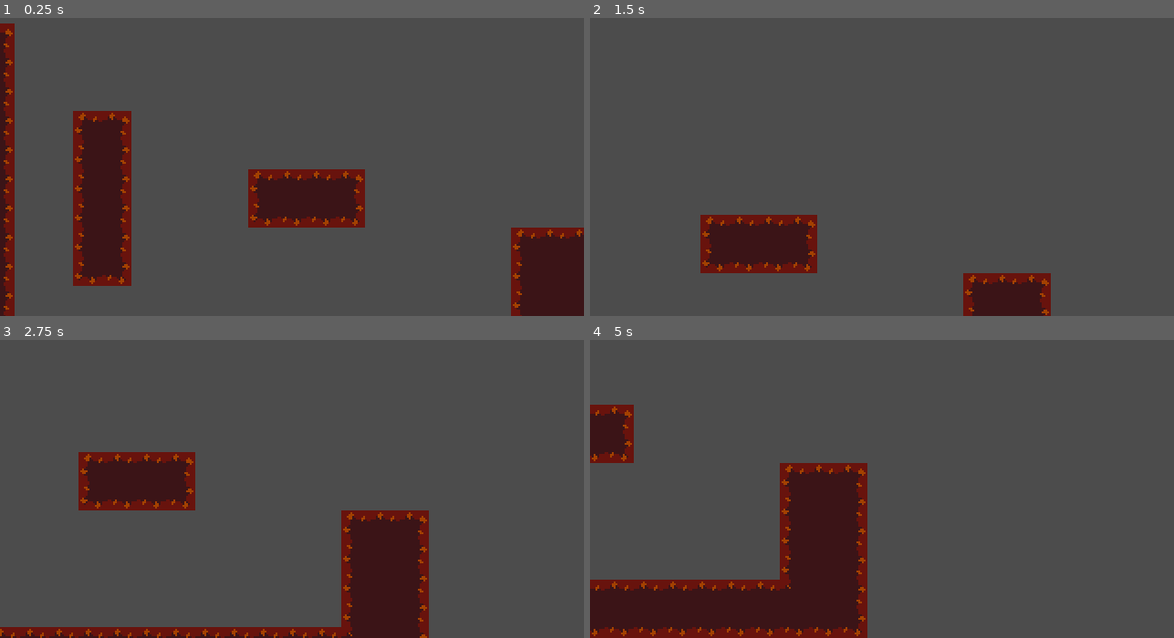
Above: before the commit, frames 1-4 (two rows, left to right).
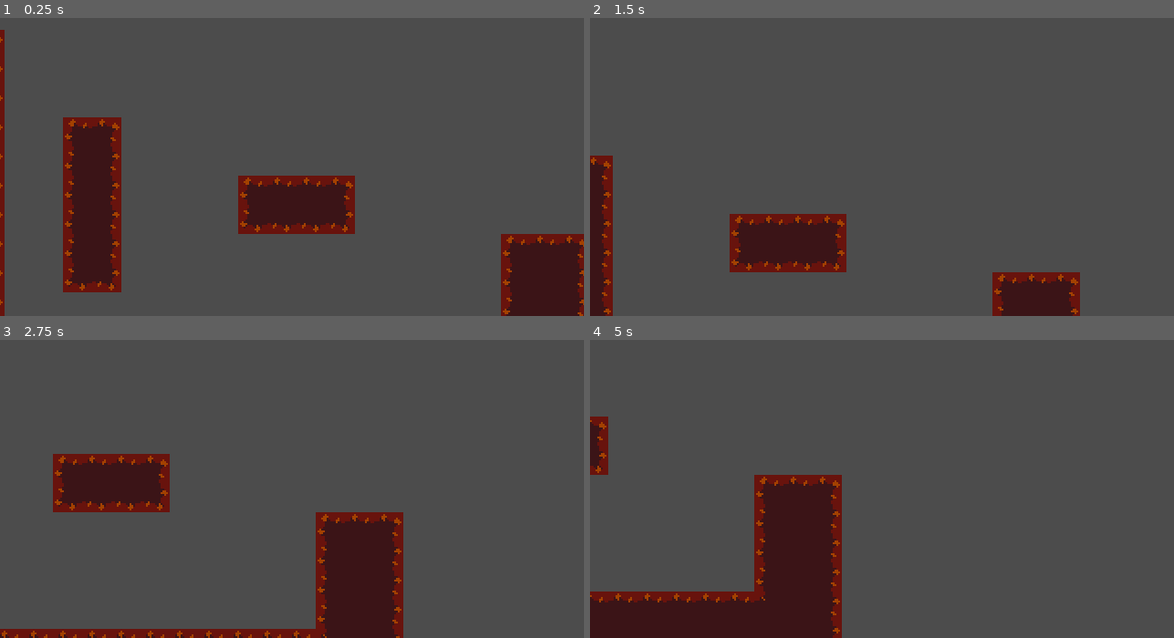
Above: after the commit, the same moments.

Repository: debobrad579/Labyrinth
Game: Godot game, scene res://Main.tscn
Same seed, same stepped clock (60 frames per second), same inputs: the game is played once before the commit and once after it.
Inputs:
- Up to frame 1 (0.25 s): no input
- Up to frame 2 (1.5 s): hold D (walk_right, bound only before the commit) from 0.53 s (still down); tap F (dash_p1, bound only after the commit) at 0.6 s; tap Space (jump, bound only before the commit) at 0.77, 1.07 s; tap Left (walk_left_p2, bound only after the commit) at 0.8, 1.35 s
- Up to frame 3 (2.75 s): tap Space (jump, bound only before the commit) at 1.52, 1.82, 2.3 s; tap Right (walk_right_p2, bound only after the commit) at 1.55, 2.1 s; release D (walk_right, bound only before the commit) at 2.03 s; hold A (walk_left, bound only before the commit) from 2.03 s (still down)
- Up to frame 4 (5 s): release A (walk_left, bound only before the commit) at 2.78 s; hold D (walk_right, bound only before the commit) 2.78-4.28 s; tap Space (jump, bound only before the commit) at 2.85, 3.02, 3.32, 3.77, 4.07, 4.52, 4.82 s; tap Up (jump_p2, bound only after the commit) at 3.05, 3.6 s; tap F (dash_p1, bound only after the commit) at 3.8, 4.35 s; hold A (walk_left, bound only before the commit) from 4.28 s (still down); tap Left (walk_left_p2, bound only after the commit) at 4.55 s

The runs differ from the first frame. In frame 1, 11% of the frame differs, in the area x 0-100%, y 1-100%; in frame 2, 6.5%; in frame 3, 8.7%; in frame 4, 11%.

Commit message:
Added arcade controller support (for now) and a second player

Diff:
--- a/Main.tscn
+++ b/Main.tscn
@@ -1,8 +1,9 @@
-[gd_scene load_steps=53 format=2]
+[gd_scene load_steps=54 format=2]
 
 [ext_resource path="res://Player/Player.tscn" type="PackedScene" id=1]
 [ext_resource path="res://Graphics/Tile Set v1.0.png" type="Texture" id=2]
 [ext_resource path="res://Player/Camera.tscn" type="PackedScene" id=3]
+[ext_resource path="res://Player/Player2.tscn" type="PackedScene" id=4]
 
 [sub_resource type="ConvexPolygonShape2D" id=1]
 points = PoolVector2Array( 0, 0, 16, 0, 16, 16, 0, 16 )
@@ -461,8 +462,10 @@
 [node name="Player" parent="." instance=ExtResource( 1 )]
 position = Vector2( 168, 48 )
 
-[node name="RemoteTransform" parent="Player" index="7"]
+[node name="RemoteTransform" parent="Player" index="8"]
 remote_path = NodePath("../../Camera")
+
+[node name="Player2" parent="." instance=ExtResource( 4 )]
 
 [node name="TileMap" type="TileMap" parent="."]
 tile_set = SubResource( 48 )
@@ -480,7 +483,8 @@
 shape = SubResource( 49 )
 
 [node name="Camera" parent="." instance=ExtResource( 3 )]
-position = Vector2( 168, 48 )
+position = Vector2( 189.108, 47.4054 )
+smoothing_enabled = true
 
 [node name="TopLeft" parent="Camera/Limits" index="0"]
 position = Vector2( -416, -216 )
@@ -490,4 +494,6 @@
 
 [editable path="Player"]
 
+[editable path="Player2"]
+
 [editable path="Camera"]
--- a/Player/Player.gd
+++ b/Player/Player.gd
@@ -1,4 +1,41 @@
 extends KinematicBody2D
+
+class_name Player
+
+# Player id
+export var player_id = 0 #0 is player 1... 1 is player 2
+
+var LEFT = "walk_left_p1"
+var RIGHT = "walk_right_p1"
+var JUMP = "jump_p1"
+var DASH = "dash_p1"
+
+func change_player_id(id):
+
+	player_id = id
+
+	if player_id == 0:
+
+		LEFT = "walk_left_p1"
+		RIGHT = "walk_right_p1"
+		JUMP = "jump_p1"
+		DASH = "dash_p1"
+
+	elif player_id == 1:
+
+		LEFT = "walk_left_p2"
+		RIGHT = "walk_right_p2"
+		JUMP = "jump_p2"
+		DASH = "dash_p2"
+
+	else:
+
+		LEFT = ""
+		RIGHT = ""
+		JUMP = ""
+		DASH = ""
+
+
 
 # Export Constants
 export var ACCELERATION = 500
@@ -39,11 +76,11 @@
 func _physics_process(delta):
 
 	# If they jump slightly before ground contact, they will jump on contact.
-	if floor_detected() == false and Input.is_action_just_pressed("jump"):
+	if floor_detected() == false and Input.is_action_just_pressed(JUMP):
 		jumpTimer.start()
 
 	# Set the horizontal input
-	var x_input = Input.get_action_strength("walk_right") - Input.get_action_strength("walk_left")
+	var x_input = Input.get_action_strength(RIGHT) - Input.get_action_strength(LEFT)
 
 	# If there is horizontal input
 	# Changed so that player cannot move "up walls" aka really steep slopes
@@ -89,7 +126,7 @@
 			motion.x = move_toward(motion.x, 0, FRICTION * delta)
 
 		# If jump is pressed (and on floor)
-		if Input.is_action_just_pressed("jump"):
+		if Input.is_action_just_pressed(JUMP):
 
 			# Set y velocity/motion to jump force (up) and on_floor to false.
 			motion.y = -JUMP_FORCE
@@ -109,7 +146,7 @@
 
 		# If jump is released too soon, cut jump force by half (only if jump force
 		# Exceeds half value, though).
-		if Input.is_action_just_released("jump") and motion.y < -JUMP_FORCE/2 and wall_jump == false:
+		if Input.is_action_just_released(JUMP) and motion.y < -JUMP_FORCE/2 and wall_jump == false:
 			motion.y = -JUMP_FORCE/2
 
 		# If no horizontal input,
@@ -119,7 +156,7 @@
 			motion.x = move_toward(motion.x, 0, AIR_RESISTANCE * delta)
 
 		# If there are still double jumps left and they press jump
-		if double_jump > 0 and Input.is_action_just_pressed("jump") and not on_wall:
+		if double_jump > 0 and Input.is_action_just_pressed(JUMP) and not on_wall:
 
 			ACCELERATION = 500
 
@@ -140,7 +177,7 @@
 	if on_wall and floor_detected() == false:
 
 		# If jump is pressed and the player is pressing a key.
-		if Input.is_action_just_pressed("jump") and x_input != 0:
+		if Input.is_action_just_pressed(JUMP) and x_input != 0:
 
 			AIR_RESISTANCE = 70
 
--- /dev/null
+++ b/Player/Player2.gd
@@ -0,0 +1,4 @@
+extends "res://Player/Player.gd"
+
+func _ready():
+	change_player_id(1)
--- /dev/null
+++ b/Player/Player2.tscn
@@ -0,0 +1,66 @@
+[gd_scene load_steps=4 format=2]
+
+[ext_resource path="res://Player/Player2.gd" type="Script" id=1]
+
+[sub_resource type="RectangleShape2D" id=1]
+extents = Vector2( 3.92402, 9.71526 )
+
+[sub_resource type="CapsuleShape2D" id=2]
+radius = 4.71834
+height = 4.64114
+
+[node name="Player2" type="KinematicBody2D"]
+position = Vector2( 189.108, 47.4054 )
+collision_layer = 2
+script = ExtResource( 1 )
+__meta__ = {
+"_edit_group_": true
+}
+player_id = 1
+
+[node name="CollisionShape2D" type="CollisionShape2D" parent="."]
+shape = SubResource( 1 )
+
+[node name="WallDetector" type="Area2D" parent="."]
+collision_layer = 0
+
+[node name="CollisionShape2D" type="CollisionShape2D" parent="WallDetector"]
+visible = false
+position = Vector2( 0.038311, 1.55319 )
+shape = SubResource( 2 )
+
+[node name="CoyoteTimer" type="Timer" parent="."]
+wait_time = 0.1
+one_shot = true
+
+[node name="WallJumpTimer" type="Timer" parent="."]
+wait_time = 0.4
+one_shot = true
+
+[node name="JumpTimer" type="Timer" parent="."]
+wait_time = 0.1
+one_shot = true
+
+[node name="WallChecker" type="RayCast2D" parent="."]
+visible = false
+enabled = true
+exclude_parent = false
+cast_to = Vector2( 5, 0 )
+
+[node name="RightFloorDetector" type="RayCast2D" parent="."]
+visible = false
+position = Vector2( 2.6, 0 )
+enabled = true
+cast_to = Vector2( 0, 9.75 )
+
+[node name="LeftFloorDetector" type="RayCast2D" parent="."]
+visible = false
+position = Vector2( -2.6, 0 )
+enabled = true
+cast_to = Vector2( 0, 9.75 )
+
+[node name="RemoteTransform" type="RemoteTransform2D" parent="."]
+remote_path = NodePath("../../Camera")
+[connection signal="body_entered" from="WallDetector" to="." method="_on_WallDetector_body_entered"]
+[connection signal="body_exited" from="WallDetector" to="." method="_on_WallDetector_body_exited"]
+[connection signal="timeout" from="WallJumpTimer" to="." method="_on_WallJumpTimer_timeout"]
--- a/project.godot
+++ b/project.godot
@@ -8,9 +8,14 @@
 
 config_version=4
 
-_global_script_classes=[  ]
+_global_script_classes=[ {
+"base": "KinematicBody2D",
+"class": "Player",
+"language": "GDScript",
+"path": "res://Player/Player.gd"
+} ]
 _global_script_class_icons={
-
+"Player": ""
 }
 
 [application]
@@ -58,25 +63,50 @@
 , Object(InputEventJoypadButton,"resource_local_to_scene":false,"resource_name":"","device":0,"button_index":15,"pressure":0.0,"pressed":false,"script":null)
  ]
 }
-walk_right={
+walk_right_p1={
 "deadzone": 0.5,
 "events": [ Object(InputEventKey,"resource_local_to_scene":false,"resource_name":"","device":0,"alt":false,"shift":false,"control":false,"meta":false,"command":false,"pressed":false,"scancode":68,"unicode":0,"echo":false,"script":null)
+, Object(InputEventJoypadMotion,"resource_local_to_scene":false,"resource_name":"","device":1,"axis":0,"axis_value":1.0,"script":null)
  ]
 }
-walk_left={
+walk_left_p1={
 "deadzone": 0.5,
 "events": [ Object(InputEventKey,"resource_local_to_scene":false,"resource_name":"","device":0,"alt":false,"shift":false,"control":false,"meta":false,"command":false,"pressed":false,"scancode":65,"unicode":0,"echo":false,"script":null)
+, Object(InputEventJoypadMotion,"resource_local_to_scene":false,"resource_name":"","device":1,"axis":0,"axis_value":-1.0,"script":null)
  ]
 }
-jump={
+jump_p1={
 "deadzone": 0.5,
 "events": [ Object(InputEventKey,"resource_local_to_scene":false,"resource_name":"","device":0,"alt":false,"shift":false,"control":false,"meta":false,"command":false,"pressed":false,"scancode":32,"unicode":0,"echo":false,"script":null)
+, Object(InputEventJoypadButton,"resource_local_to_scene":false,"resource_name":"","device":1,"button_index":0,"pressure":0.0,"pressed":false,"script":null)
  ]
 }
-dash={
+dash_p1={
 "deadzone": 0.5,
 "events": [ Object(InputEventKey,"resource_local_to_scene":false,"resource_name":"","device":0,"alt":false,"shift":false,"control":false,"meta":false,"command":false,"pressed":false,"scancode":70,"unicode":0,"echo":false,"script":null)
  ]
+}
+walk_right_p2={
+"deadzone": 0.5,
+"events": [ Object(InputEventKey,"resource_local_to_scene":false,"resource_name":"","device":0,"alt":false,"shift":false,"control":false,"meta":false,"command":false,"pressed":false,"scancode":16777233,"unicode":0,"echo":false,"script":null)
+, Object(InputEventJoypadMotion,"resource_local_to_scene":false,"resource_name":"","device":0,"axis":0,"axis_value":1.0,"script":null)
+ ]
+}
+walk_left_p2={
+"deadzone": 0.5,
+"events": [ Object(InputEventJoypadMotion,"resource_local_to_scene":false,"resource_name":"","device":0,"axis":0,"axis_value":-1.0,"script":null)
+, Object(InputEventKey,"resource_local_to_scene":false,"resource_name":"","device":0,"alt":false,"shift":false,"control":false,"meta":false,"command":false,"pressed":false,"scancode":16777231,"unicode":0,"echo":false,"script":null)
+ ]
+}
+jump_p2={
+"deadzone": 0.5,
+"events": [ Object(InputEventKey,"resource_local_to_scene":false,"resource_name":"","device":0,"alt":false,"shift":false,"control":false,"meta":false,"command":false,"pressed":false,"scancode":16777232,"unicode":0,"echo":false,"script":null)
+, Object(InputEventJoypadButton,"resource_local_to_scene":false,"resource_name":"","device":0,"button_index":0,"pressure":0.0,"pressed":false,"script":null)
+ ]
+}
+dash_p2={
+"deadzone": 0.5,
+"events": [  ]
 }
 
 [layer_names]
